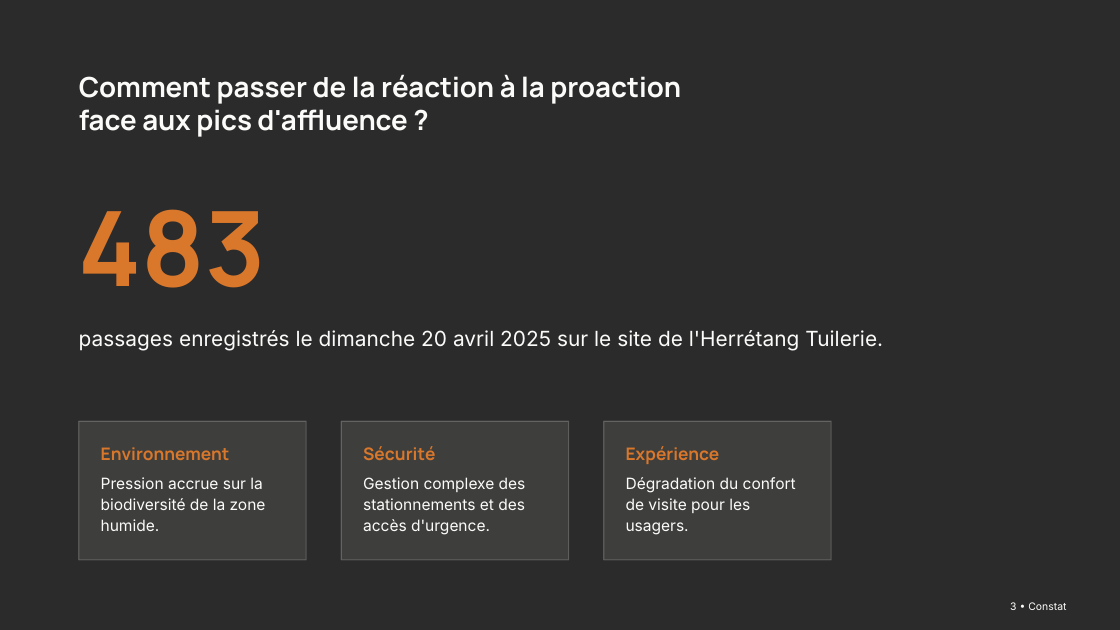
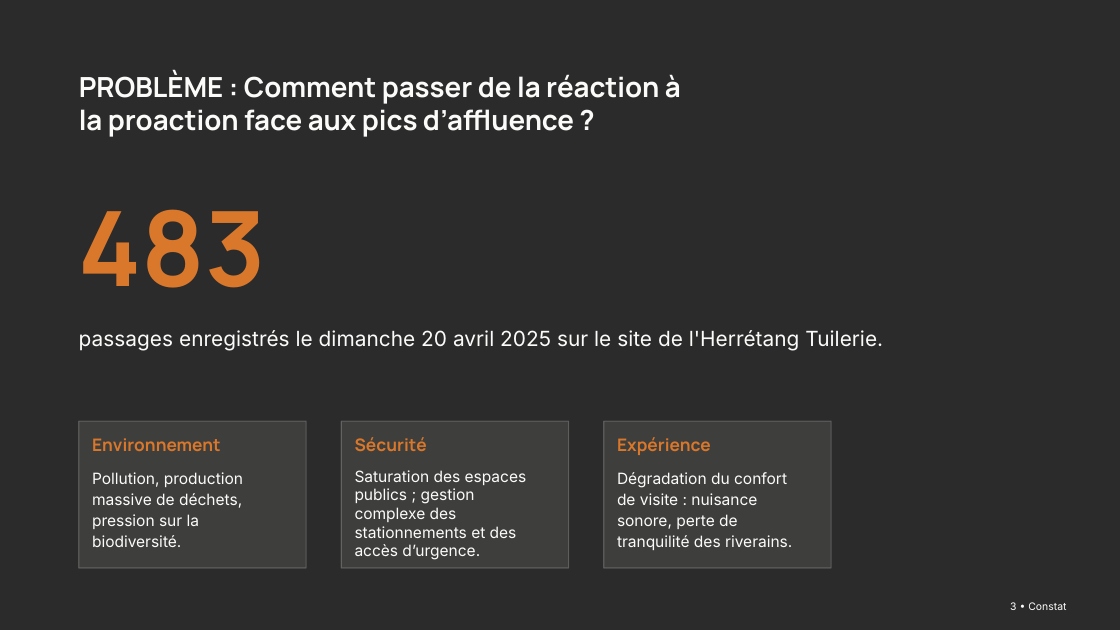
Before and after one commit to Claken/HACKATHON-DGE, a slide deck: slide 3 of Flux touristiques — Anticiper pour mieux préserver.pptx. Drawn at 1120x630 pixels with LibreOffice and Linux fonts; fonts in the diff are those of the drawing; background and template pictures are left out; a plain dark background stands for a picture behind light text. Boxes give left, top, right and bottom in pixels: in the first picture for what was removed or moved away, otherwise in the second. Text is boxed around its words. In the diff, an @@ line names an element or a change of style, - is before the commit and + after.

```diff
--- a/Flux touristiques — Anticiper pour mieux préserver.pptx
+++ b/Flux touristiques — Anticiper pour mieux préserver.pptx
@@ text at box(79, 71, 681, 137): text changed @@
-Comment passer de la réaction à la proaction face aux pics d'affluence ?
+PROBLÈME : Comment passer de la réaction à la proaction face aux pics d’affluence ?
@@ rectangle: place and size @@
-rectangle at box(78, 421, 306, 560)
+rectangle at box(78, 421, 306, 568)
@@ rectangle: place and size @@
-rectangle at box(342, 421, 569, 560)
+rectangle at box(342, 421, 569, 568)
@@ rectangle: place and size @@
-rectangle at box(604, 421, 831, 560)
+rectangle at box(604, 421, 831, 568)
@@ 3 texts: place and size @@
-3 texts at box(101, 446, 720, 464)
+3 texts at box(92, 437, 711, 455)
@@ text at box(92, 472, 243, 547): text changed @@
-Pression accrue sur la biodiversité de la zone humide.
+Pollution, production massive de déchets, pression sur la biodiversité.
@@ text at box(355, 470, 527, 560): text changed @@
-Gestion complexe des stationnements et des accès d'urgence.
+Saturation des espaces publics ; gestion complexe des stationnements et des accès d’urgence.
@@ text at box(617, 472, 792, 550): text changed @@
-Dégradation du confort de visite pour les usagers.
+Dégradation du confort de visite : nuisance sonore, perte de tranquilité des riverains.
```
Also in this commit, not shown: 2 other slides changed.
